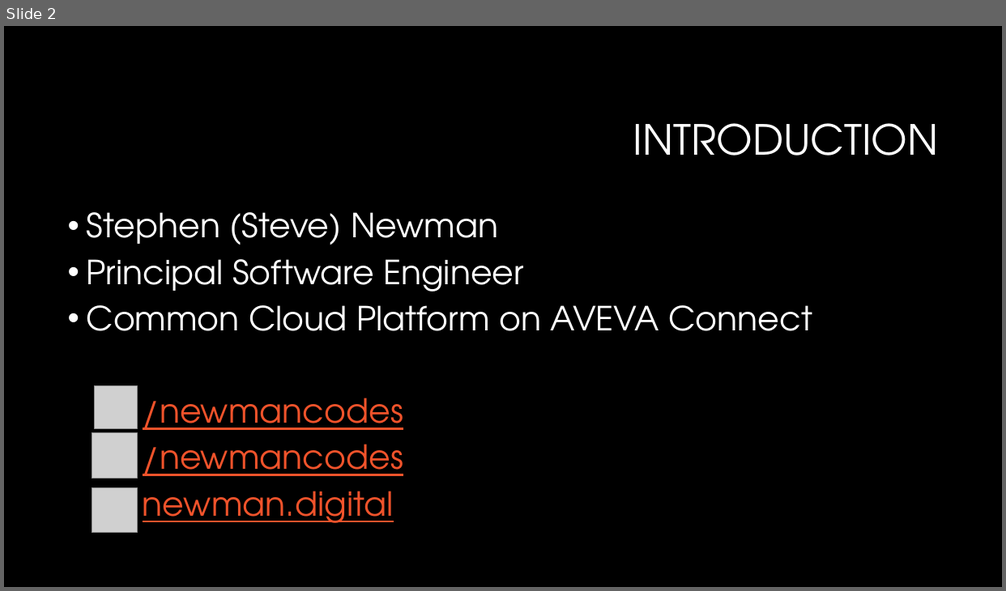
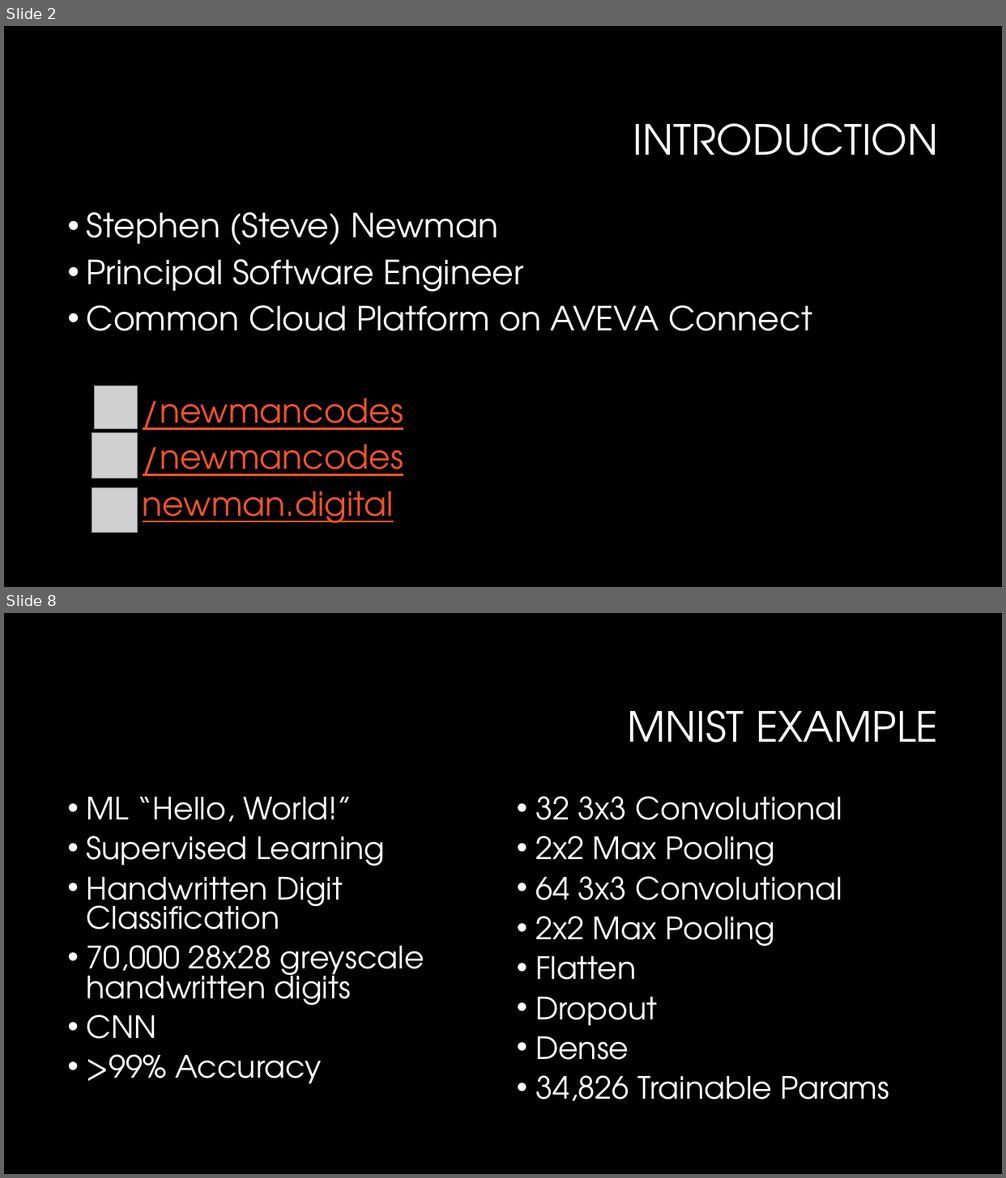
Before and after one commit to newmancodes/why-we-must-ask-why-of-machine-learning, a slide deck: Why We Must Ask Why of Machine Learning.pptx. Shown one above the other, each under a label of ours: slide 2 before the commit, slides 2 and 8 after it; the slides between them are not shown. The pictures are 1006x591 and 1006x1178 pixels, drawn with LibreOffice and Linux fonts; fonts in the diff are those of the drawing; grey boxes stand for pictures; background and template pictures are left out. Boxes give left, top, right and bottom in pixels: in the first picture for what was removed or moved away, otherwise in the second. Text is boxed around its words. In the diff, an @@ line names an element or a change of style, - is before the commit and + after.

```diff
--- a/Why We Must Ask Why of Machine Learning.pptx
+++ b/Why We Must Ask Why of Machine Learning.pptx
@@ slide 8 added at (x1=4, y1=613, x2=1002, y2=1174), background #000000 @@
@@ title added at (x1=628, y1=710, x2=938, y2=743), 40 pt, text #FFFFFF @@
+MNIST EXAMPLE
@@ text added at (x1=87, y1=797, x2=424, y2=1084), 29.6 pt, text #FFFFFF @@
+• ML “Hello, World!”
+• Supervised Learning
+• Handwritten Digit Classification
+• 70,000 28x28 greyscale handwritten digits
+• CNN
+• >99% Accuracy
@@ text added at (x1=535, y1=796, x2=889, y2=1101), 29.6 pt, text #FFFFFF @@
+• 32 3x3 Convolutional
+• 2x2 Max Pooling
+• 64 3x3 Convolutional
+• 2x2 Max Pooling
+• Flatten
+• Dropout
+• Dense
+• 34,826 Trainable Params
```
Also in this commit, not shown: 5 slides changed, 5 other slides added, 1 slide removed, 1 other file.
